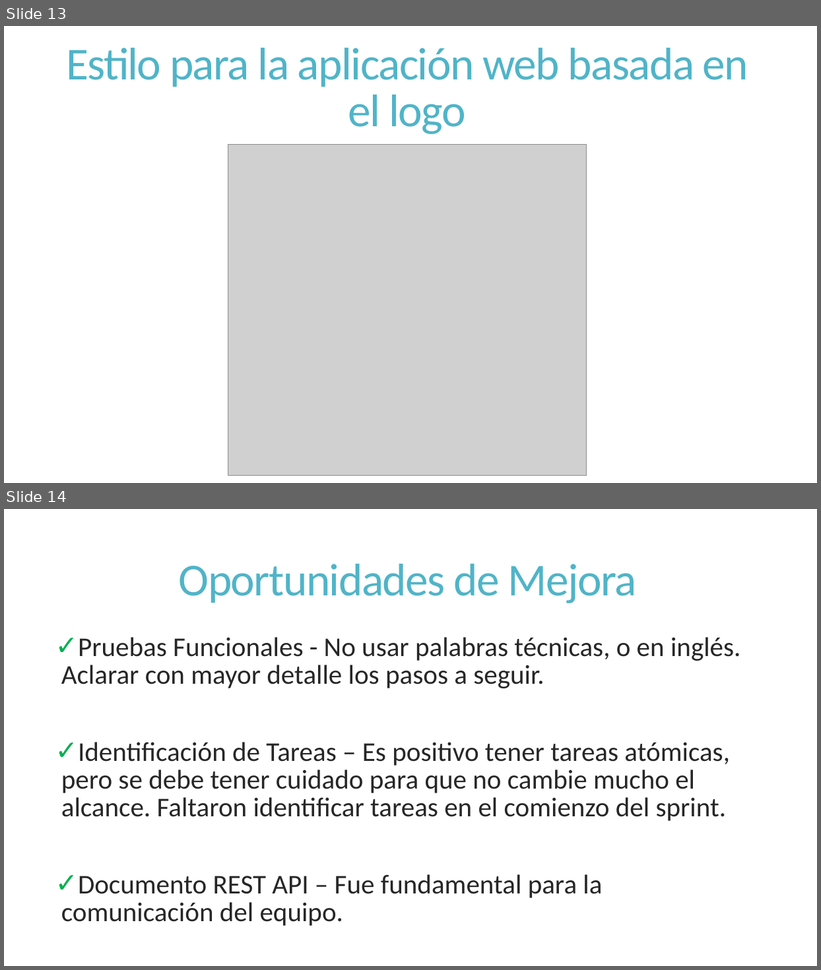
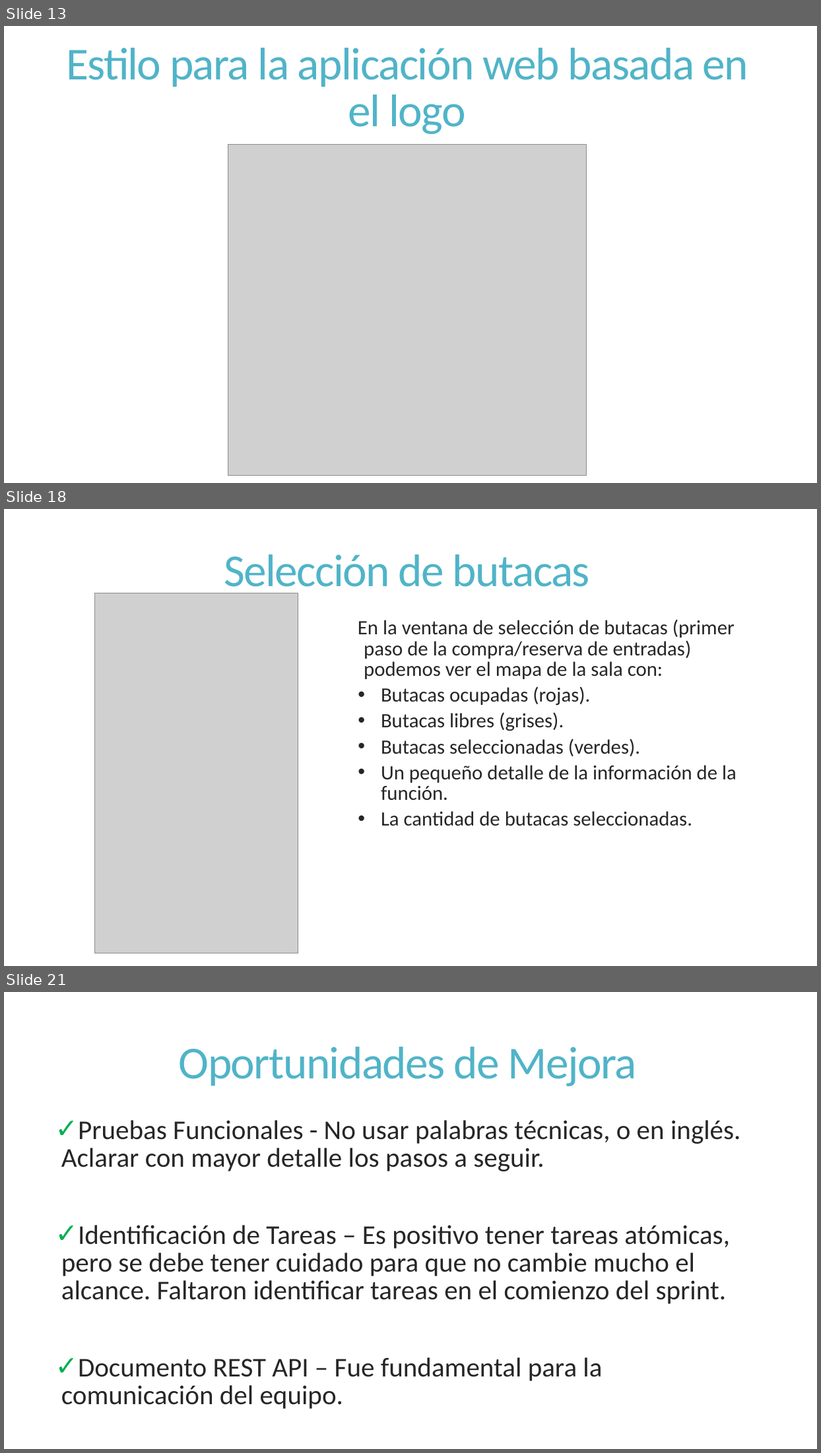
Before and after one commit to dschenkelman/a-malazan-wolvering, a slide deck: docs/Reuniones/Sprint 4/Reunion Formal 20131104/Reunion Formal.pptx. Shown one above the other, each under a label of ours: slides 13 and 14 before the commit, slides 13, 18 and 21 after it; the slides between them are not shown. The pictures are 821x970 and 821x1453 pixels, drawn with LibreOffice and Linux fonts; fonts in the diff are those of the drawing; grey boxes stand for pictures. Boxes give left, top, right and bottom in pixels: in the first picture for what was removed or moved away, otherwise in the second. Text is boxed around its words. In the diff, an @@ line names an element or a change of style, - is before the commit and + after.

```diff
--- a/docs/Reuniones/Sprint 4/Reunion Formal 20131104/Reunion Formal.pptx
+++ b/docs/Reuniones/Sprint 4/Reunion Formal 20131104/Reunion Formal.pptx
@@ slide 18 added at [4, 509, 817, 966], background #FFFFFF @@
@@ title added at [224, 555, 590, 597], 54 pt, text #50B4C8 @@
+Selección de butacas
@@ picture added at [95, 593, 298, 955] @@
@@ text added at [358, 619, 737, 826], 24 pt, text #262626 @@
+En la ventana de selección de butacas (primer paso de la compra/reserva de entradas) podemos ver el mapa de la sala con:
+  • Butacas ocupadas (rojas).
+  • Butacas libres (grises).
+  • Butacas seleccionadas (verdes).
+  • Un pequeño detalle de la información de la función.
+  • La cantidad de butacas seleccionadas.
@@ what was slide 14 is now slide 21 @@
```
Also in this commit, not shown: 6 other slides added.
